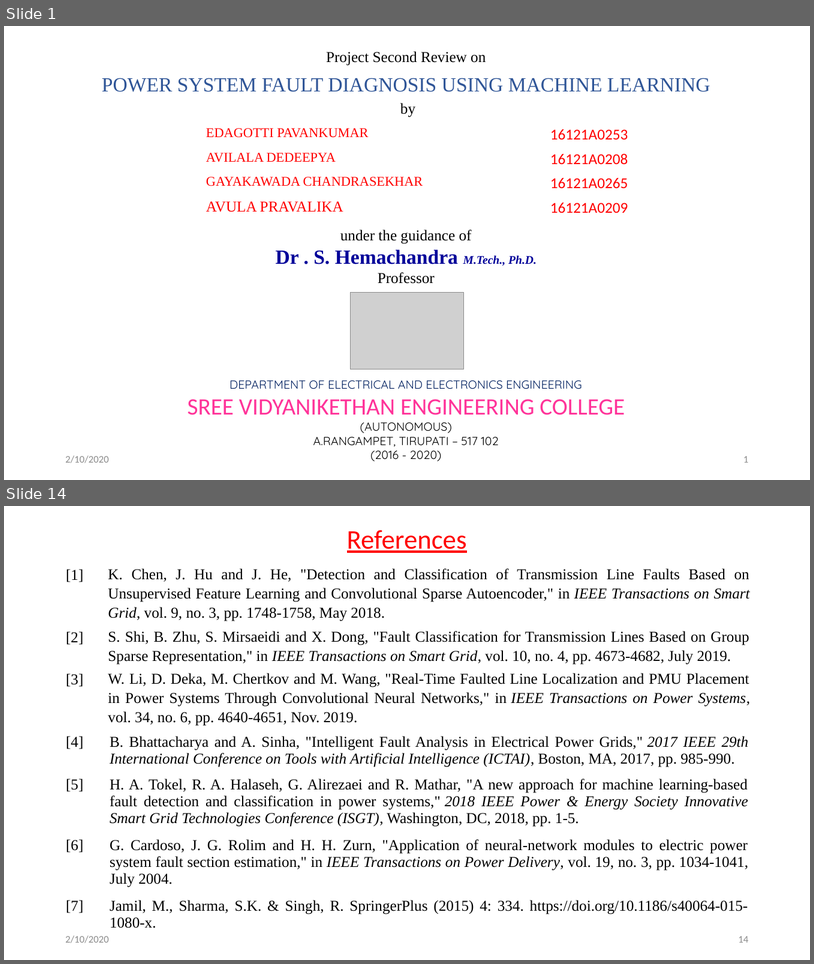
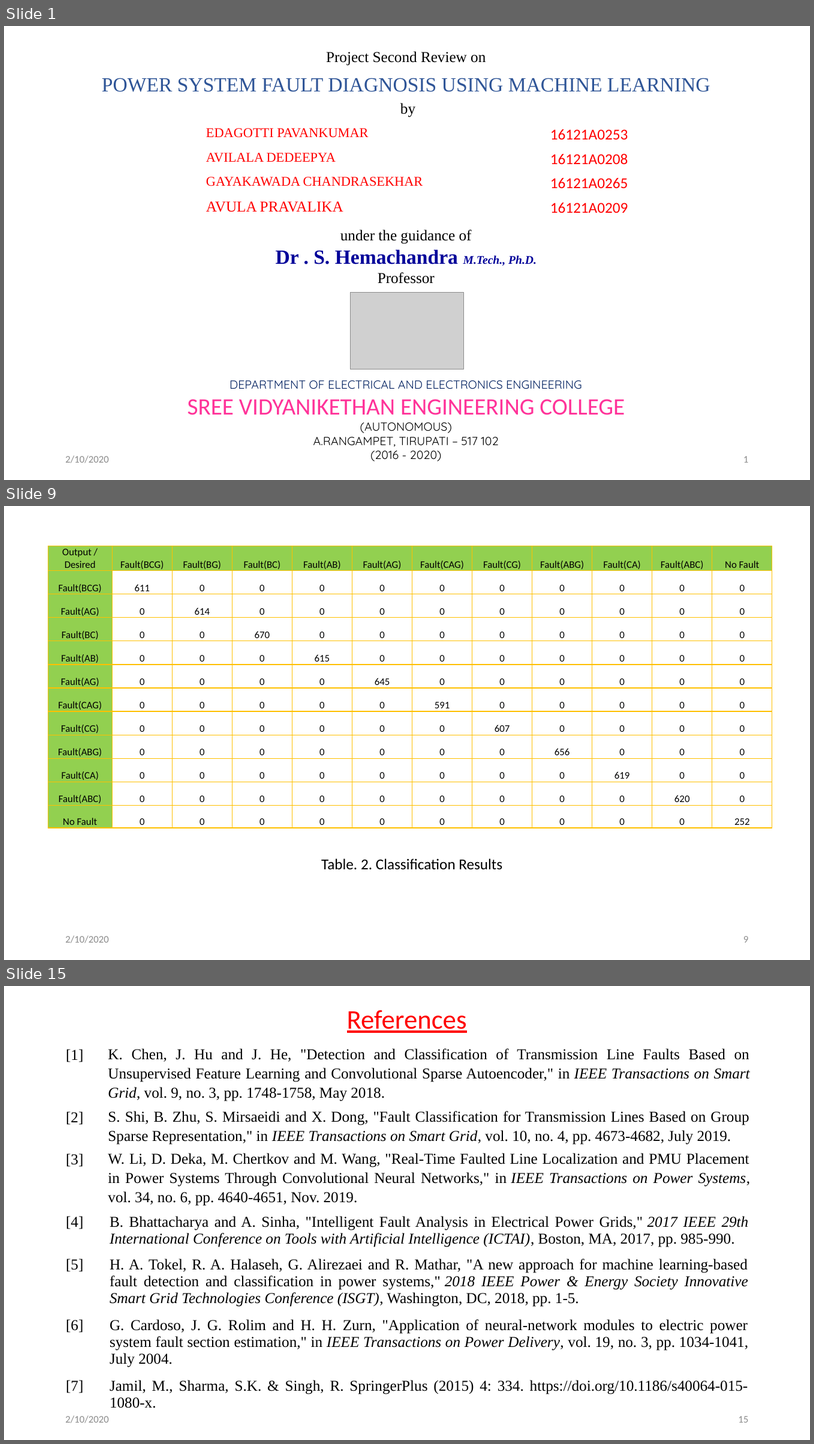
Before and after one commit to svec-final-year-project-eee/Project, a slide deck: Reviews/second review/Second Oral Presentation.pptx. Shown one above the other, each under a label of ours: slides 1 and 14 before the commit, slides 1, 9 and 15 after it; the slides between them are not shown. The pictures are 814x964 and 814x1444 pixels, drawn with LibreOffice and Linux fonts; fonts in the diff are those of the drawing; grey boxes stand for pictures. Boxes give left, top, right and bottom in pixels: in the first picture for what was removed or moved away, otherwise in the second. Text is boxed around its words. In the diff, an @@ line names an element or a change of style, - is before the commit and + after.

```diff
--- a/Reviews/second review/Second Oral Presentation.pptx
+++ b/Reviews/second review/Second Oral Presentation.pptx
@@ slide 9 added at [4,506,810,960], background #FFFFFF @@
@@ table added at [48,546,771,827], 12 rows, 12 columns @@
+Output / Desired | Fault(BCG) | Fault(BG) | Fault(BC) | Fault(AB) | Fault(AG) | Fault(CAG) | Fault(CG) | Fault(ABG) | Fault(CA) | Fault(ABC) | No Fault
+Fault(BCG) | 611 | 0 | 0 | 0 | 0 | 0 | 0 | 0 | 0 | 0 | 0
+Fault(AG) | 0 | 614 | 0 | 0 | 0 | 0 | 0 | 0 | 0 | 0 | 0
+Fault(BC) | 0 | 0 | 670 | 0 | 0 | 0 | 0 | 0 | 0 | 0 | 0
+Fault(AB) | 0 | 0 | 0 | 615 | 0 | 0 | 0 | 0 | 0 | 0 | 0
+Fault(AG) | 0 | 0 | 0 | 0 | 645 | 0 | 0 | 0 | 0 | 0 | 0
+Fault(CAG) | 0 | 0 | 0 | 0 | 0 | 591 | 0 | 0 | 0 | 0 | 0
+Fault(CG) | 0 | 0 | 0 | 0 | 0 | 0 | 607 | 0 | 0 | 0 | 0
+Fault(ABG) | 0 | 0 | 0 | 0 | 0 | 0 | 0 | 656 | 0 | 0 | 0
+Fault(CA) | 0 | 0 | 0 | 0 | 0 | 0 | 0 | 0 | 619 | 0 | 0
+Fault(ABC) | 0 | 0 | 0 | 0 | 0 | 0 | 0 | 0 | 0 | 620 | 0
+No Fault | 0 | 0 | 0 | 0 | 0 | 0 | 0 | 0 | 0 | 0 | 252
@@ text added at [321,858,503,870], 18 pt, text #000000 @@
+Table. 2. Classification Results
@@ text added at [65,935,108,943], 12 pt, text #8C8C8C @@
+2/10/2020
@@ page number added at [744,936,749,942], 12 pt, text #8C8C8C @@
+9
@@ what was slide 14 is now slide 15 @@
@@ page number at [738,1416,749,1422]: text changed @@
-14
+15
```
Also in this commit, not shown: 11 slides changed, 1 other slide added, 1 slide removed, 1 other file.
